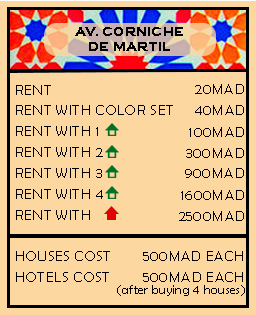
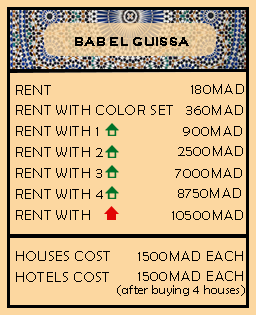
The second 256x315 image is a revision of the first. Changes to its layers:
renamed "AV. CORNICHE DE MARTIL" to "BAB EL GUISSA", painted on it over [75, 27, 189, 51]
painted on "Layer 1" over [10, 10, 246, 69]
renamed "500MAD EACH" to "1500MAD EACH", painted on it over [138, 271, 243, 282]
renamed "500MAD EACH" to "1500MAD EACH", painted on it over [138, 252, 140, 261]
removed layer "2500MAD copy" over [179, 211, 244, 221]
renamed "2500MAD" to "10500MAD", moved it above "8750MAD", painted on it over [172, 210, 244, 221]
removed layer "1600MAD" over [181, 190, 244, 200]
renamed "1600MAD copy" to "8750MAD", painted on it over [178, 188, 244, 200]
renamed "900MAD" to "7000MAD", painted on it over [175, 168, 244, 178]
renamed "300MAD" to "2500MAD", painted on it over [178, 146, 244, 158]
renamed "100MAD" to "900MAD", painted on it over [183, 126, 244, 137]
renamed "40MAD" to "360MAD", painted on it over [186, 105, 244, 115]
renamed "20MAD" to "180MAD", painted on it over [191, 85, 202, 94]
painted on "Line 1" over [0, 0, 256, 73]
